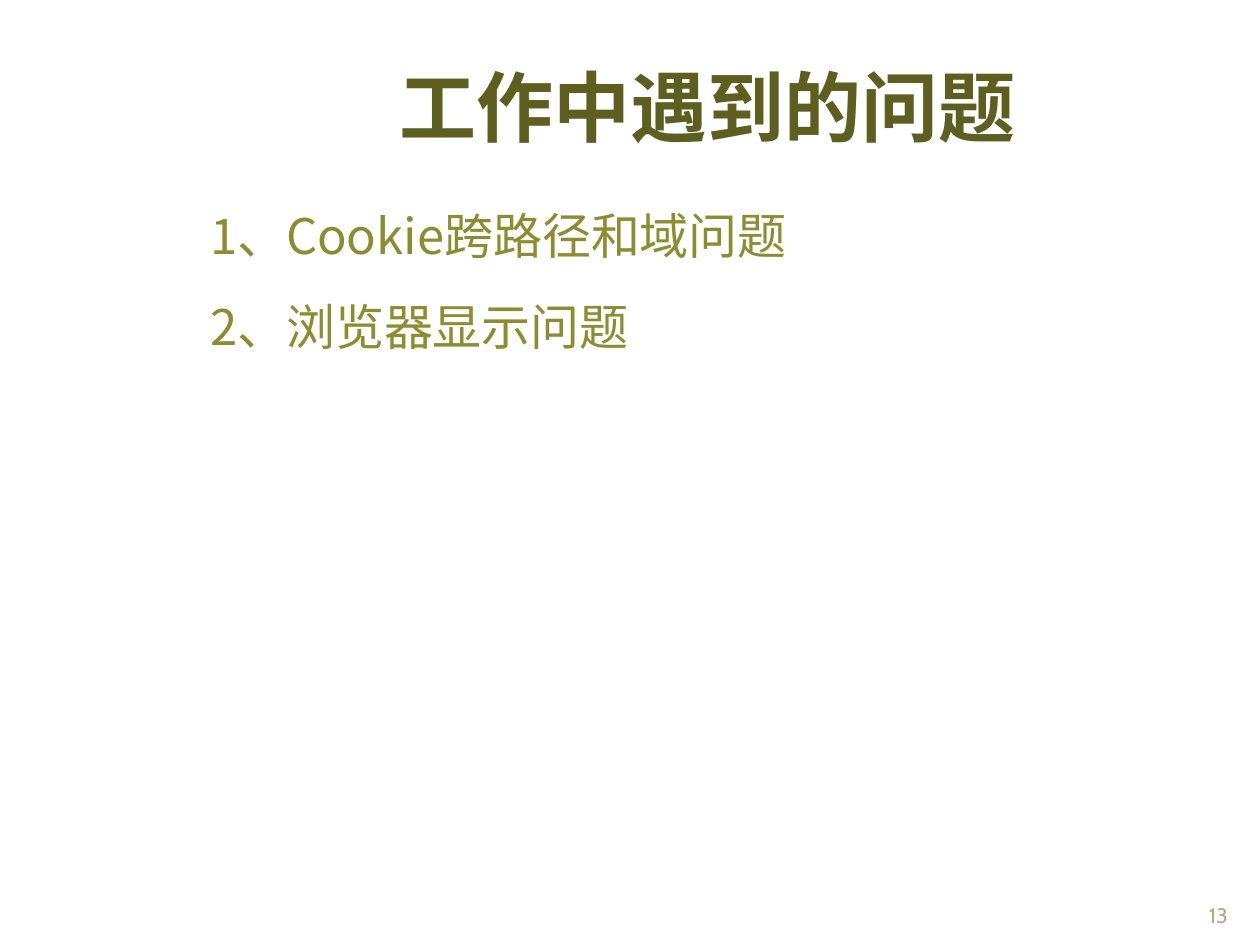
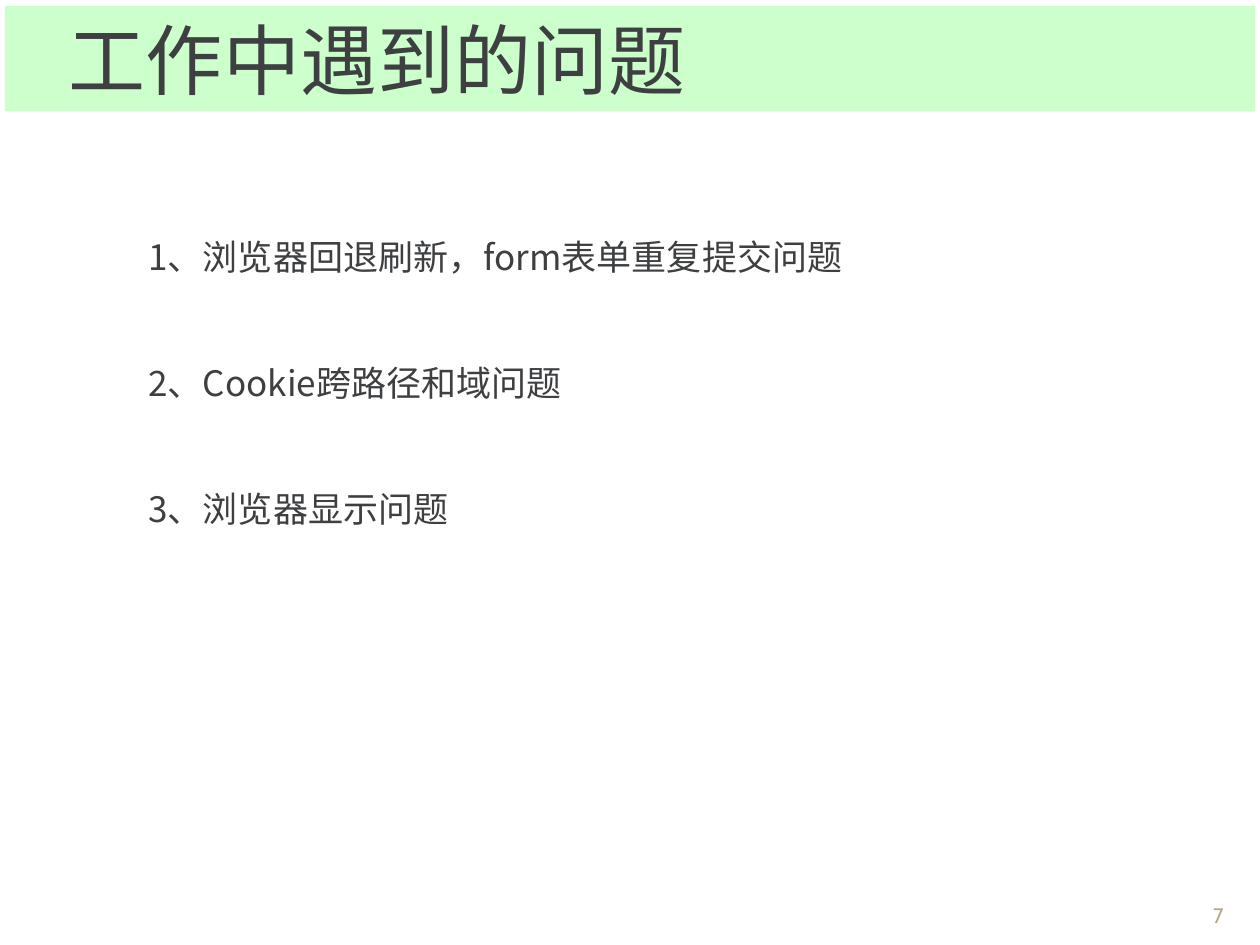
Before and after one commit to Spectrumleeee/Works, a slide deck: slide 7 of document/转正答辩_云平台部_黎光谱.ppt (slide 13 before the commit). Drawn at 1260x945 pixels with LibreOffice and Linux fonts; fonts in the diff are those of the drawing; background and template pictures are left out. Boxes give left, top, right and bottom in pixels: in the first picture for what was removed or moved away, otherwise in the second. Text is boxed around its words. In the diff, an @@ line names an element or a change of style, - is before the commit and + after.

```diff
--- a/document/转正答辩_云平台部_黎光谱.ppt
+++ b/document/转正答辩_云平台部_黎光谱.ppt
@@ rectangle "工作中遇到的问题": place and size @@
-rectangle "工作中遇到的问题" at <box>399,70,1015,143</box>
+rectangle "工作中遇到的问题" at <box>5,6,1255,112</box>
@@ rectangle "工作中遇到的问题" at <box>5,6,1255,112</box>: font Montserrat to Arial, text colour #5D5F1F to #3D3F41, bold off; alignment centre to left; line spacing 0.9 to 1; vertical alignment bottom to top; fill none to #CCFFCC @@
@@ text at <box>148,240,842,525</box>: text changed; size 28 to 20 pt; text colour #8B8E2E to #3D3F41 @@
-1、Cookie跨路径和域问题
-2、浏览器显示问题
+1、浏览器回退刷新，form表单重复提交问题
+2、Cookie跨路径和域问题
+3、浏览器显示问题
@@ page number at <box>1213,908,1224,923</box>: text changed @@
-13
+7
```
Also in this commit, not shown: 9 other slides changed, 2 slides added, 1 slide removed, 2 other files.
